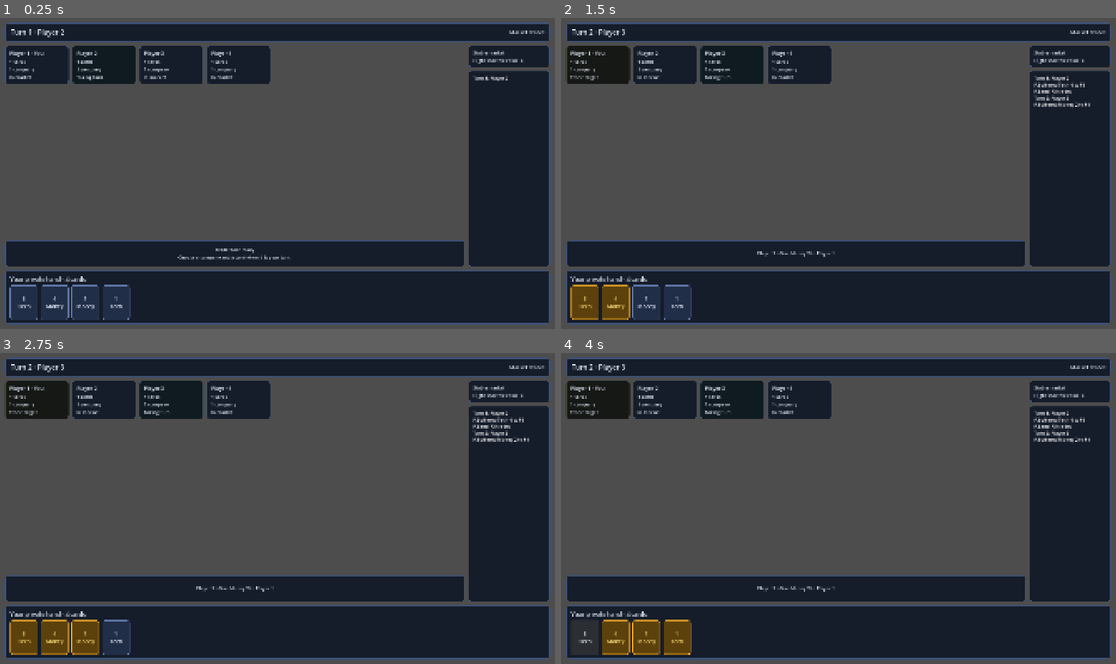
Above: before the commit, frames 1-4 (two rows, left to right).
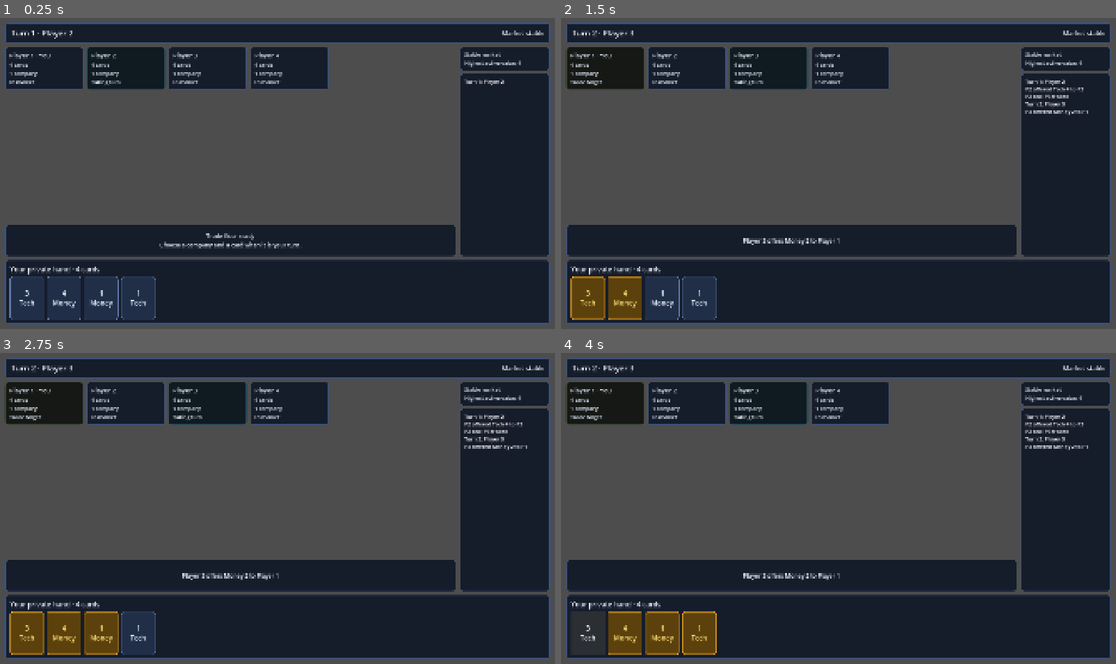
Above: after the commit, the same moments.

Repository: prelios/capitalism
Game: Godot game, scene res://game_controller.tscn
Two runs of this game, one before a commit and one after it. Both use one fixed random seed, a clock stepped at 60 frames per second and the inputs below.
Inputs:
- Up to frame 1 (0.25 s): no input
- Up to frame 2 (1.5 s): click "3 Tech" at 0.5 s; click "4 Money" at 1.25 s
- Up to frame 3 (2.75 s): click "1 Money" at 2 s
- Up to frame 4 (4 s): click "1 Tech" at 2.75 s; click "3 Tech" at 3.5 s

The runs differ from the first frame. In frame 1, 16% of the frame differs, in the area x 0-100%, y 3-98%; in frame 2, 17%; in frame 3, 17%; in frame 4, 16%.

Commit message:
Enlarge table elements for 1080p

Diff:
--- a/godot/ui/card_view.tscn
+++ b/godot/ui/card_view.tscn
@@ -3,7 +3,7 @@
 [ext_resource type="Script" path="res://ui/card_view.gd" id="1"]
 
 [node name="CardView" type="Button"]
-custom_minimum_size = Vector2(96, 118)
+custom_minimum_size = Vector2(118, 148)
 toggle_mode = true
-theme_override_font_sizes/font_size = 18
+theme_override_font_sizes/font_size = 24
 script = ExtResource("1")
--- a/godot/ui/game_table.tscn
+++ b/godot/ui/game_table.tscn
@@ -45,12 +45,12 @@
 [node name="Turn" type="Label" parent="Margin/Layout/Header/Margin/Content"]
 layout_mode = 2
 size_flags_horizontal = 3
-theme_override_font_sizes/font_size = 24
+theme_override_font_sizes/font_size = 28
 text = "Turn"
 
 [node name="Market" type="Label" parent="Margin/Layout/Header/Margin/Content"]
 layout_mode = 2
-theme_override_font_sizes/font_size = 18
+theme_override_font_sizes/font_size = 22
 text = "Market"
 
 [node name="Main" type="HBoxContainer" parent="Margin/Layout"]
@@ -76,7 +76,7 @@
 theme_override_constants/v_separation = 12
 
 [node name="Trade" type="PanelContainer" parent="Margin/Layout/Main/Center"]
-custom_minimum_size = Vector2(0, 90)
+custom_minimum_size = Vector2(0, 108)
 layout_mode = 2
 
 [node name="Margin" type="MarginContainer" parent="Margin/Layout/Main/Center/Trade"]
@@ -90,10 +90,11 @@
 layout_mode = 2
 horizontal_alignment = 1
 vertical_alignment = 1
+theme_override_font_sizes/font_size = 20
 text = "Trade floor ready"
 
 [node name="Sidebar" type="VBoxContainer" parent="Margin/Layout/Main"]
-custom_minimum_size = Vector2(280, 0)
+custom_minimum_size = Vector2(310, 0)
 layout_mode = 2
 theme_override_constants/separation = 12
 
@@ -109,6 +110,7 @@
 
 [node name="Content" type="Label" parent="Margin/Layout/Main/Sidebar/Market/Margin"]
 layout_mode = 2
+theme_override_font_sizes/font_size = 18
 text = "Market"
 
 [node name="History" type="PanelContainer" parent="Margin/Layout/Main/Sidebar"]
@@ -123,13 +125,14 @@
 theme_override_constants/margin_bottom = 12
 
 [node name="Content" type="RichTextLabel" parent="Margin/Layout/Main/Sidebar/History/Margin"]
-custom_minimum_size = Vector2(0, 180)
+custom_minimum_size = Vector2(0, 220)
 layout_mode = 2
 bbcode_enabled = true
 fit_content = false
+theme_override_font_sizes/normal_font_size = 18
 
 [node name="Hand" type="PanelContainer" parent="Margin/Layout"]
-custom_minimum_size = Vector2(0, 180)
+custom_minimum_size = Vector2(0, 210)
 layout_mode = 2
 
 [node name="Margin" type="MarginContainer" parent="Margin/Layout/Hand"]
@@ -145,11 +148,11 @@
 
 [node name="Title" type="Label" parent="Margin/Layout/Hand/Margin/Content"]
 layout_mode = 2
-theme_override_font_sizes/font_size = 20
+theme_override_font_sizes/font_size = 24
 text = "Your private hand"
 
 [node name="HandScroll" type="ScrollContainer" parent="Margin/Layout/Hand/Margin/Content"]
-custom_minimum_size = Vector2(0, 118)
+custom_minimum_size = Vector2(0, 148)
 layout_mode = 2
 size_flags_vertical = 3
 horizontal_scroll_mode = 0
--- a/godot/ui/player_seat_panel.tscn
+++ b/godot/ui/player_seat_panel.tscn
@@ -3,7 +3,7 @@
 [ext_resource type="Script" path="res://ui/player_seat_panel.gd" id="1"]
 
 [node name="PlayerSeatPanel" type="PanelContainer"]
-custom_minimum_size = Vector2(220, 120)
+custom_minimum_size = Vector2(270, 145)
 script = ExtResource("1")
 
 [node name="Margin" type="MarginContainer" parent="."]
@@ -16,10 +16,13 @@
 theme_override_constants/separation = 4
 
 [node name="Identity" type="Label" parent="Margin/Content"]
+theme_override_font_sizes/font_size = 22
+
+[node name="HandCount" type="Label" parent="Margin/Content"]
 theme_override_font_sizes/font_size = 18
 
-[node name="HandCount" type="Label" parent="Margin/Content"]
-
 [node name="Companies" type="Label" parent="Margin/Content"]
+theme_override_font_sizes/font_size = 18
 
 [node name="State" type="Label" parent="Margin/Content"]
+theme_override_font_sizes/font_size = 18
